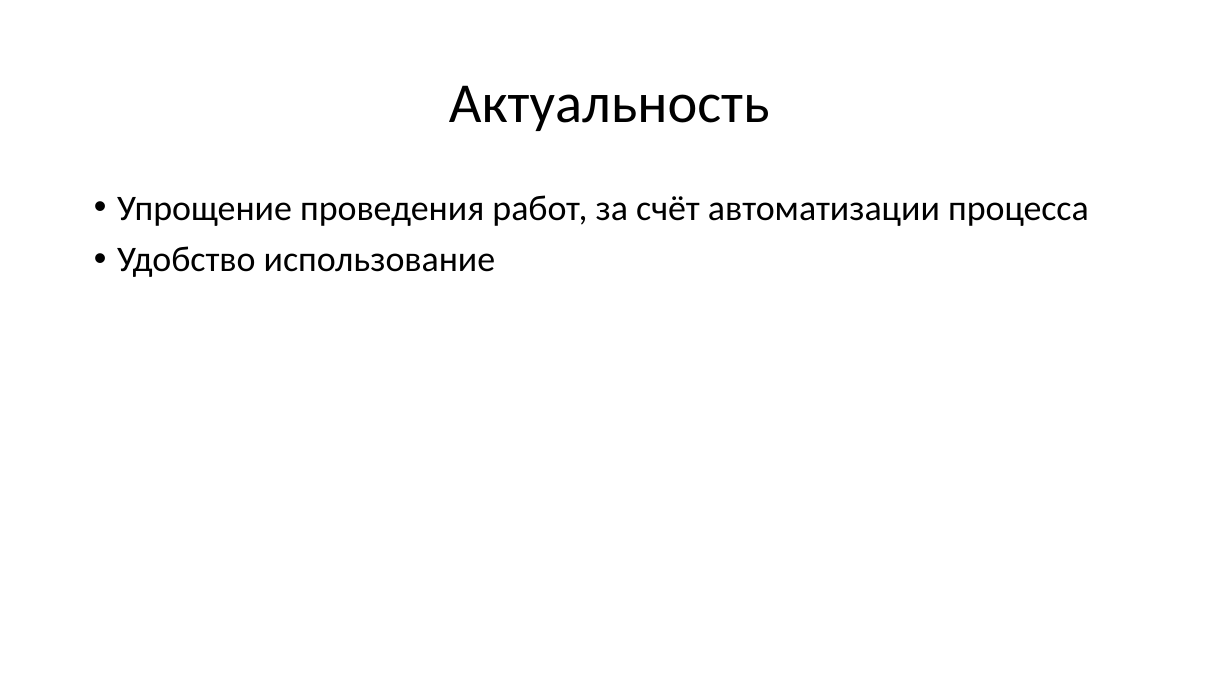
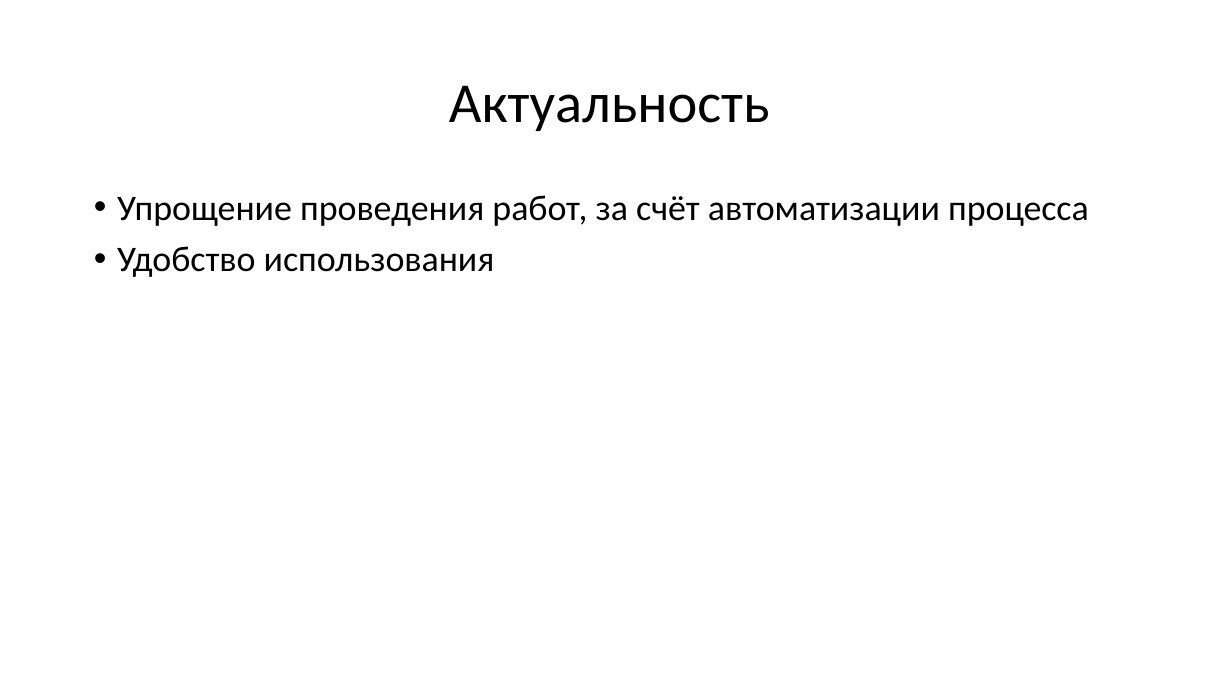
Before and after one commit to SemGru/WEB_Project_2.0, a slide deck: slide 2 of WEB_project.pptx. Drawn at 1232x693 pixels with LibreOffice and Linux fonts; fonts in the diff are those of the drawing. Boxes give left, top, right and bottom in pixels: in the first picture for what was removed or moved away, otherwise in the second. Text is boxed around its words. In the diff, an @@ line names an element or a change of style, - is before the commit and + after.

```diff
--- a/WEB_project.pptx
+++ b/WEB_project.pptx
@@ text at [117,246,495,277]: text changed @@
-• Удобство использование
+• Удобство использования
```
